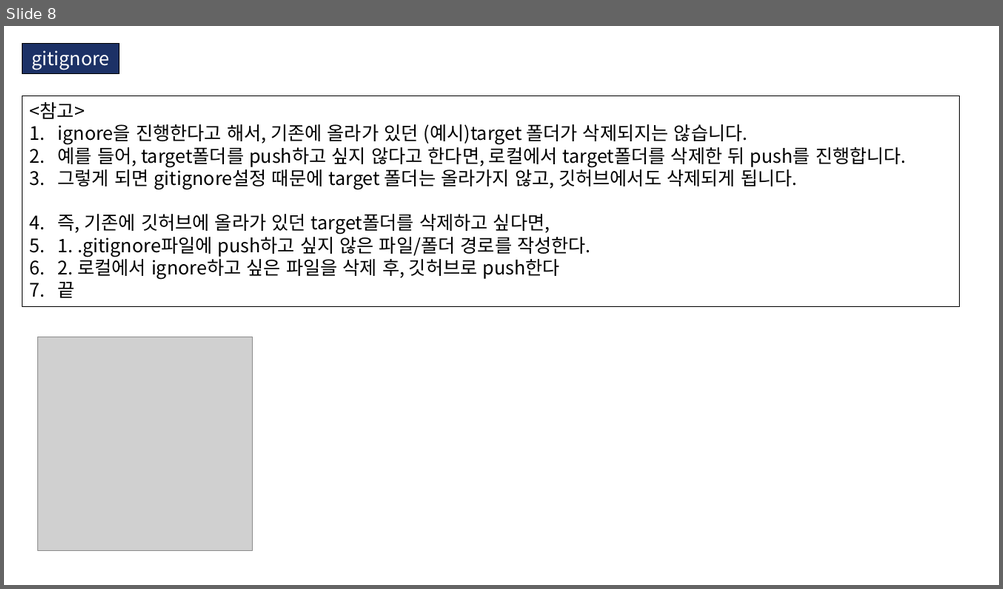
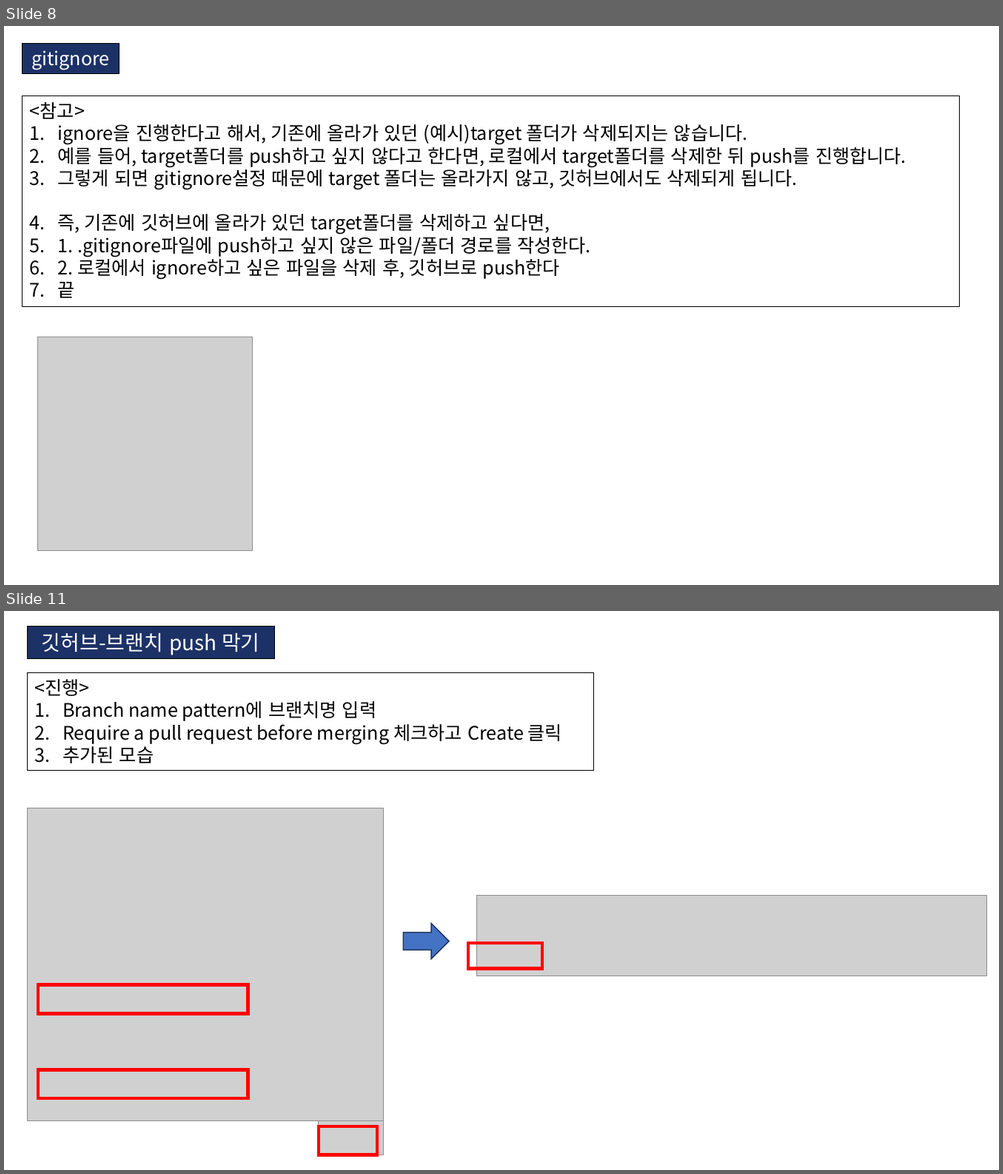
Before and after one commit to KIM-BEOMSOO/study, a slide deck: 00.공부 정리(최종)/08.git/01.github/02.gitignore/01.gitignore.pptx. Shown one above the other, each under a label of ours: slide 8 before the commit, slides 8 and 11 after it; the slides between them are not shown. The pictures are 1003x589 and 1003x1174 pixels, drawn with LibreOffice and Linux fonts; fonts in the diff are those of the drawing; grey boxes stand for pictures. Boxes give left, top, right and bottom in pixels: in the first picture for what was removed or moved away, otherwise in the second. Text is boxed around its words. In the diff, an @@ line names an element or a change of style, - is before the commit and + after.

Commit message:
깃허브 공부내용 추가

```diff
--- a/00.공부 정리(최종)/08.git/01.github/02.gitignore/01.gitignore.pptx
+++ b/00.공부 정리(최종)/08.git/01.github/02.gitignore/01.gitignore.pptx
@@ slide 11 added at (4,611,999,1170), background #FFFFFF @@
@@ rectangle added at (27,626,274,659), fill #1C3166, outline #000000 0.75 pt, 20 pt, text #FFFFFF @@
+깃허브-브랜치 push 막기
@@ rectangle added at (27,673,594,771), outline #000000 0.75 pt, 18 pt, text #000000 @@
+<진행>
+1. Branch name pattern에 브랜치명 입력
+2. Require a pull request before merging 체크하고 Create 클릭
+3. 추가된 모습
@@ group added at (27,809,987,1156): 3 pictures, 3 rectangles, 1 down arrow @@
@@ rectangle added at (468,944,542,969), outline #FF0000 3 pt @@
```
Also in this commit, not shown: 6 other slides added.
